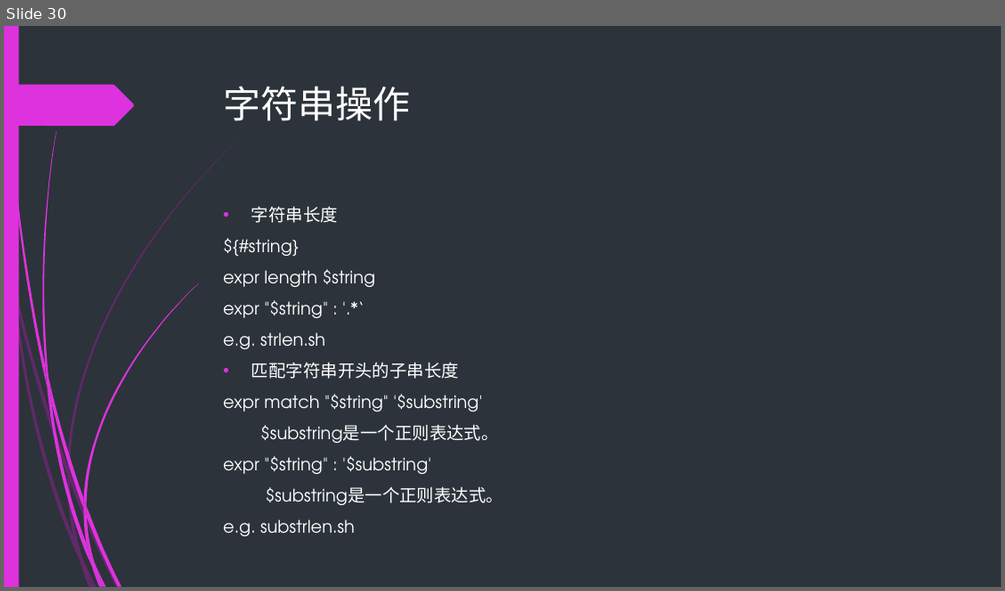
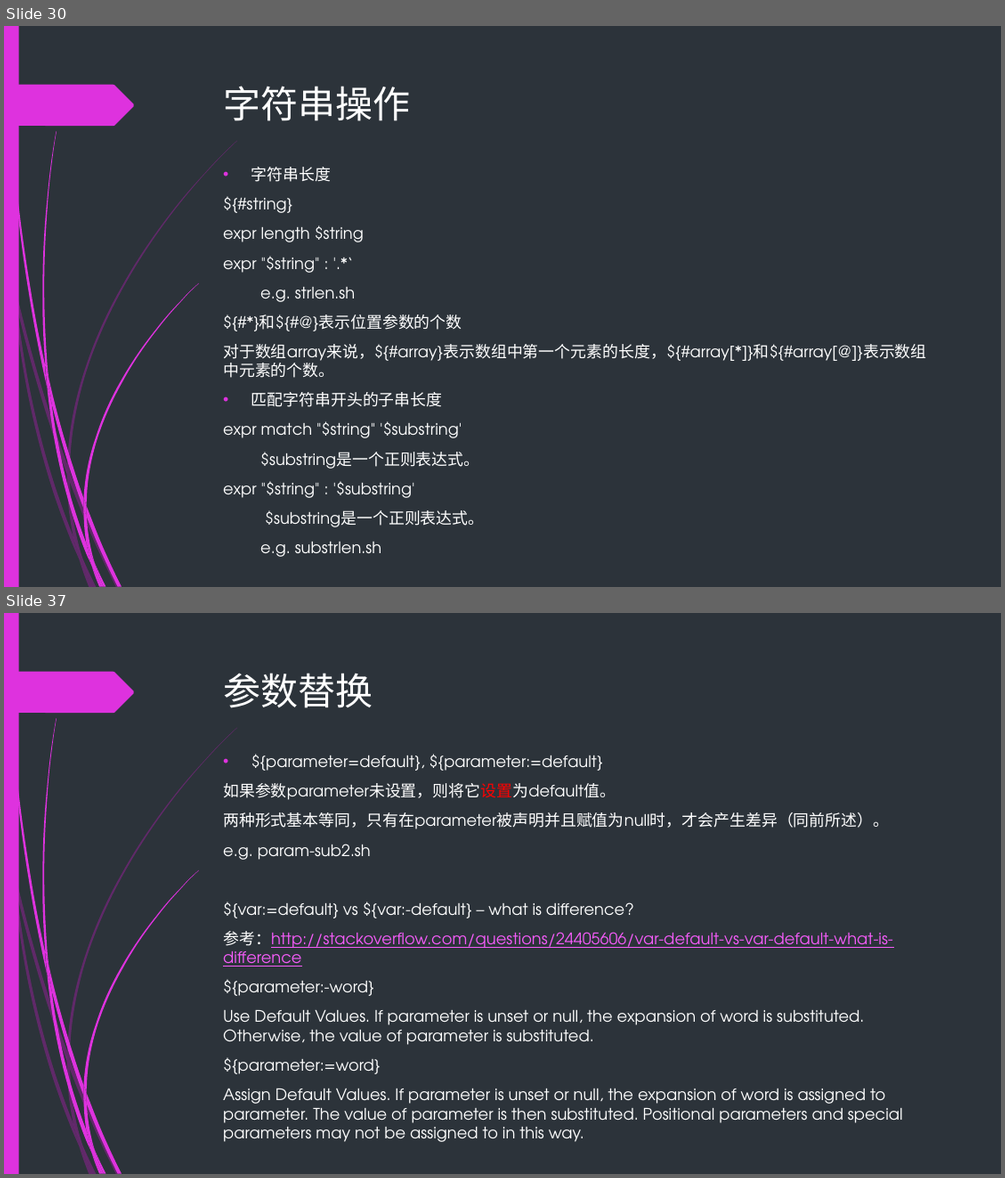
Before and after one commit to backup-ci/abs-train, a slide deck: Bash-scripting-guid.pptx. Shown one above the other, each under a label of ours: slide 30 before the commit, slides 30 and 37 after it; the slides between them are not shown. The pictures are 1005x591 and 1005x1178 pixels, drawn with LibreOffice and Linux fonts; fonts in the diff are those of the drawing. Boxes give left, top, right and bottom in pixels: in the first picture for what was removed or moved away, otherwise in the second. Text is boxed around its words. In the diff, an @@ line names an element or a change of style, - is before the commit and + after.

```diff
--- a/Bash-scripting-guid.pptx
+++ b/Bash-scripting-guid.pptx
@@ slide 37 added at <box>4,613,1001,1174</box>, background #2C333A; not listed: 24 template elements that a slide beside it also shows @@
@@ title added at <box>224,673,373,708</box>, 36 pt, text #FFFFFF @@
+参数替换
@@ text added at <box>223,754,903,1142</box>, 15.3 pt, text #FFFFFF @@
+• ${parameter=default}, ${parameter:=default}
+如果参数parameter未设置，则将它设置为default值。
+两种形式基本等同，只有在parameter被声明并且赋值为null时，才会产生差异（同前所述）。
+e.g. param-sub2.sh
+${var:=default} vs ${var:-default} – what is difference?
+参考：http://stackoverflow.com/questions/24405606/var-default-vs-var-default-what-is-difference
+${parameter:-word}
+Use Default Values. If parameter is unset or null, the expansion of word is substituted. Otherwise, the value of parameter is substituted.
+${parameter:=word}
+Assign Default Values. If parameter is unset or null, the expansion of word is assigned to parameter. The value of parameter is then substituted. Positional parameters and special parameters may not be assigned to in this way.
@@ slide 30 changed as well @@
@@ text "字符串长度": place and size @@
-text "字符串长度" at <box>223,206,504,505</box>
+text "字符串长度" at <box>223,167,926,556</box>
@@ text at <box>223,167,484,556</box>: size 16.6 to 15.3 pt in "字符串长度", "${#string}", "expr length $string", "expr "$string" : '.*‘" and 7 more places @@
@@ text at <box>223,314,926,378</box>: paragraphs added @@
+${#*}和${#@}表示位置参数的个数
+对于数组array来说，${#array}表示数组中第一个元素的长度，${#array[*]}和${#array[@]}表示数组中元素的个数。
```
Also in this commit, not shown: 30 other slides changed, 18 other slides added, 39 other files.
